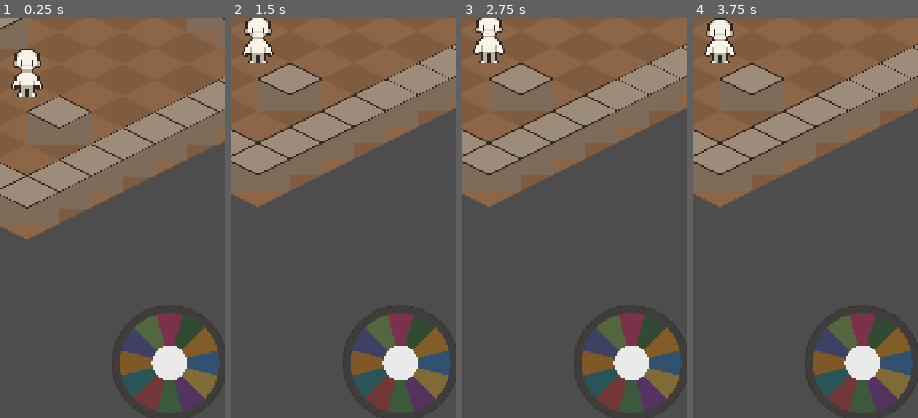
Above: before the commit, frames 1-4 (left to right).
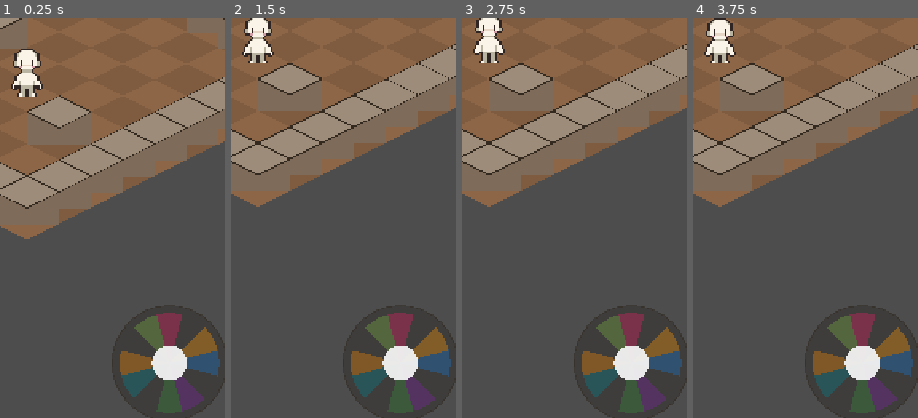
Above: after the commit, the same moments.

Repository: JDaniloC/BlindTuner
Game: Godot game, scene res://scenes/Playground.tscn
Two runs of this game, one before a commit and one after it. Both use one fixed random seed, a clock stepped at 60 frames per second and the inputs below.
Inputs:
- Up to frame 1 (0.25 s): no input
- Up to frame 2 (1.5 s): click "Começar" at 0.5 s; click "Começar" at 1.25 s
- Up to frame 3 (2.75 s): click "Curto" at 2 s
- Up to frame 4 (3.75 s): click "Pista 0 (tudo)" at 2.75 s; click "Curto" at 3.5 s
The pictures show only the part of the screen within x 44-94%, y 44-94%; the shares and areas given below are measured in that part.

The runs differ from the first frame. In frame 1, 1.9% of the frame differs, in the area x 53-97%, y 77-98%; in frame 2, 1.9%; in frame 3, 1.9%; in frame 4, 1.9%.

Commit message:
feat(godot): joystick com 8 fatias + snap movement-only
4 fatias de ação saem do círculo (vãos com backdrop); vector_to_note
filtra para movimento; _slice_original_indices mantém highlight alinhado.
NoteMapping.snap_angle_to_note usa arredondamento para desempatar empates
de ponto flutuante; test_ui_theme atualizado para 8 fatias.

Co-Authored-By: Claude Opus 4.7 <noreply@anthropic.com>

Diff:
--- a/godot/scripts/DirectionJoystick.gd
+++ b/godot/scripts/DirectionJoystick.gd
@@ -16,7 +16,9 @@
 var _dragging := false
 var _thumb_offset := Vector2.ZERO
 var _slice_polygons: Array[Polygon2D] = []
-var _active_slice_index: int = -1
+var _slice_note_keys: Array[String] = []      # paralelo a _slice_polygons (8 entradas)
+var _slice_original_indices: Array[int] = []  # paralelo: índice 0..11 da posição angular
+var _active_slice_index: int = -1             # 0..11 (posição angular mnemônica)
 var _flash_tween: Tween
 var _backdrop_disc: Polygon2D
 var _backdrop_ring: Line2D
@@ -53,15 +55,22 @@
 
 func _build_slices() -> void:
 	_slice_polygons.clear()
-	# NOTES.keys() preserva ordem de inserção; índice i == ângulo i*30° (C4=0 … B4=330)
+	_slice_note_keys.clear()
+	_slice_original_indices.clear()
+	# NOTES.keys() preserva ordem de inserção; índice i == ângulo i*30° (C4=0 … B4=330).
+	# Pula as 4 notas de ação — suas posições viram vãos com só o backdrop.
 	var note_keys := NoteMapping.NOTES.keys()
 	for i in range(SLICE_COUNT):
+		var note_key: String = note_keys[i]
+		if NoteMapping.is_action_note(note_key):
+			continue
 		var slice := Polygon2D.new()
 		slice.polygon = _build_slice_polygon(i)
-		var note_key: String = note_keys[i]
 		slice.color = slice_display_color(note_key)
 		_slices_root.add_child(slice)
 		_slice_polygons.append(slice)
+		_slice_note_keys.append(note_key)
+		_slice_original_indices.append(i)
 
 func slice_display_color(note_key: String) -> Color:
 	if CueSettings.shows_color():
@@ -69,9 +78,8 @@
 	return NEUTRAL_SLICE
 
 func _on_cue_changed(_level: int) -> void:
-	var note_keys := NoteMapping.NOTES.keys()
 	for i in range(_slice_polygons.size()):
-		var c := slice_display_color(note_keys[i])
+		var c := slice_display_color(_slice_note_keys[i])
 		c.a = _slice_polygons[i].color.a  # preserva alpha atual (gerido por _refresh_slice_alphas)
 		_slice_polygons[i].color = c
 
@@ -134,10 +142,12 @@
 	_refresh_slice_alphas()
 
 func _refresh_slice_alphas() -> void:
+	# _active_slice_index é 0..11 (angular). Highlight a fatia cujo
+	# _slice_original_indices[i] casa com o índice ativo.
 	for i in range(_slice_polygons.size()):
 		var slice := _slice_polygons[i]
 		var base := slice.color
-		base.a = 0.85 if i == _active_slice_index else 0.35
+		base.a = 0.85 if _slice_original_indices[i] == _active_slice_index else 0.35
 		slice.color = base
 
 func _emit_for_offset(offset: Vector2) -> void:
@@ -149,9 +159,12 @@
 func _flash_active_slice() -> void:
 	if _active_slice_index < 0:
 		return
+	var idx := _slice_original_indices.find(_active_slice_index)
+	if idx < 0:
+		return  # ângulo ativo é de uma ação — não há fatia para piscar
 	if _flash_tween:
 		_flash_tween.kill()
-	var slice := _slice_polygons[_active_slice_index]
+	var slice := _slice_polygons[idx]
 	var bright := slice.color
 	bright.a = 1.0
 	var dim := slice.color
@@ -161,12 +174,13 @@
 	_flash_tween.tween_property(slice, "color", dim, 0.16)
 
 ## Converte um vetor 2D (relativo ao centro) em uma chave de nota.
+## Só retorna notas de movimento; ângulos de ações resolvem na mov. mais próxima.
 func vector_to_note(v: Vector2) -> String:
 	if v.length() < DEAD_ZONE:
 		return ""
 	var angle_rad := atan2(v.x, -v.y)
 	var angle_deg := rad_to_deg(angle_rad)
-	return NoteMapping.snap_angle_to_note(angle_deg)
+	return NoteMapping.snap_angle_to_note(angle_deg, true)
 
 ## Índice da fatia (0-11) correspondente ao ângulo em graus.
 ## 0° = Norte (C4 / fatia 0). Sentido horário.
--- a/godot/scripts/NoteMapping.gd
+++ b/godot/scripts/NoteMapping.gd
@@ -18,6 +18,7 @@
 
 ## Recebe ângulo em graus, retorna a chave da nota cujo ângulo é o mais próximo.
 ## Normaliza para [0, 360) antes de comparar. Se movement_only=true, ignora notas de ação.
+## Empates são desempatados pela ordem de inserção do dicionário (primeira nota ganha).
 func snap_angle_to_note(angle_degrees: float, movement_only: bool = false) -> String:
     var normalized := fposmod(angle_degrees, 360.0)
     var best_key := "C4"  # sentinela; C4 é sempre is_movement=true, válido com qualquer filtro
@@ -28,7 +29,12 @@
         var note_angle: float = NOTES[key]["angle"]
         var diff: float = absf(normalized - note_angle)
         var distance: float = minf(diff, 360.0 - diff)
-        if distance < best_distance:
+        # Quantiza para 6 casas decimais para absorver drift de atan2 em empates exatos
+        # (ex.: 15.0° equidistante entre C4 e Cs4). A precisão é segura: 1e-6° << 30°
+        # (menor separação entre notas adjacentes), portanto não cria falsos empates.
+        var rounded_distance := roundf(distance * 1e6) / 1e6
+        var rounded_best := roundf(best_distance * 1e6) / 1e6
+        if rounded_distance < rounded_best:
             best_distance = distance
             best_key = key
     return best_key
--- a/godot/tests/test_direction_joystick.gd
+++ b/godot/tests/test_direction_joystick.gd
@@ -60,3 +60,43 @@
 	CueSettings.set_level(3)  # sinal dispara com joystick já vivo
 	assert_eq(Color(j._slice_polygons[0].color.r, j._slice_polygons[0].color.g, j._slice_polygons[0].color.b), j.NEUTRAL_SLICE)
 	CueSettings.set_level(0)
+
+func test_only_eight_slices_built():
+	var j = _make_joystick()
+	assert_eq(j._slice_polygons.size(), 8, "4 fatias mortas (ações) saem do círculo")
+
+func test_slice_note_keys_are_movement_only():
+	var j = _make_joystick()
+	for k in j._slice_note_keys:
+		assert_true(NoteMapping.is_movement_note(k), "%s deveria ser movement" % k)
+		assert_false(NoteMapping.is_action_note(k), "%s não é ação" % k)
+
+func test_vector_to_note_at_action_angle_snaps_to_movement():
+	# Ângulo 30° é Cs4 (ação). Com filtro movement_only, vetor nesse ângulo
+	# resolve para a movement note mais próxima (C4 — empate desempatado pela
+	# ordem de inserção do dicionário).
+	var j = _make_joystick()
+	var rad := deg_to_rad(30.0)
+	var v := Vector2(sin(rad), -cos(rad)) * 50.0  # mesma convenção do código
+	assert_eq(j.vector_to_note(v), "C4")
+
+func test_vector_to_note_at_120_snaps_to_movement():
+	var j = _make_joystick()
+	var rad := deg_to_rad(120.0)
+	var v := Vector2(sin(rad), -cos(rad)) * 50.0
+	assert_eq(j.vector_to_note(v), "Ds4")
+
+func test_slice_index_for_angle_unchanged_returns_0_to_11():
+	# slice_index_for_angle continua sendo o índice angular bruto (0..11)
+	# para preservar a semântica mnemônica; só vector_to_note filtra.
+	var j = _make_joystick()
+	assert_eq(j.slice_index_for_angle(30.0), 1)  # ainda 1 (posição angular de Cs4)
+
+func test_action_angle_highlights_no_slice():
+	# Quando _active_slice_index aponta para uma posição de ação (ex.: 1 = Cs4),
+	# nenhuma fatia deve destacar — a invariante de "vão sem highlight".
+	var j = _make_joystick()
+	j._active_slice_index = 1  # posição angular de Cs4 (ação)
+	j._refresh_slice_alphas()
+	for poly in j._slice_polygons:
+		assert_almost_eq(poly.color.a, 0.35, 0.001, "nenhuma fatia destaca em ângulo de ação")
--- a/godot/tests/test_ui_theme.gd
+++ b/godot/tests/test_ui_theme.gd
@@ -51,7 +51,7 @@
 	var slices = j.get_node("Slices")
 	assert_eq(slices.get_child(0), j._backdrop_disc, "disc desenha primeiro (índice 0)")
 	assert_eq(slices.get_child(1), j._backdrop_ring, "ring índice 1")
-	assert_eq(j._slice_polygons.size(), 12, "_slice_polygons só as 12 fatias (backdrop fora)")
+	assert_eq(j._slice_polygons.size(), 8, "_slice_polygons só as 8 fatias de movimento (backdrop fora)")
 
 func test_theme_font_color_is_dark():
 	for ty in ["Button", "OptionButton", "Label"]:
